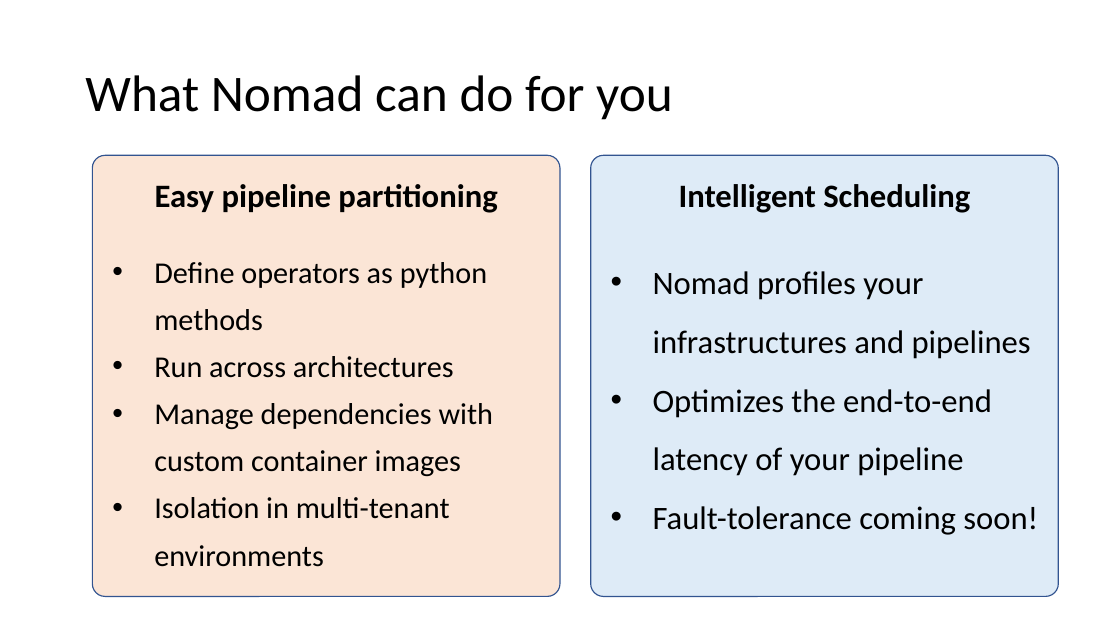
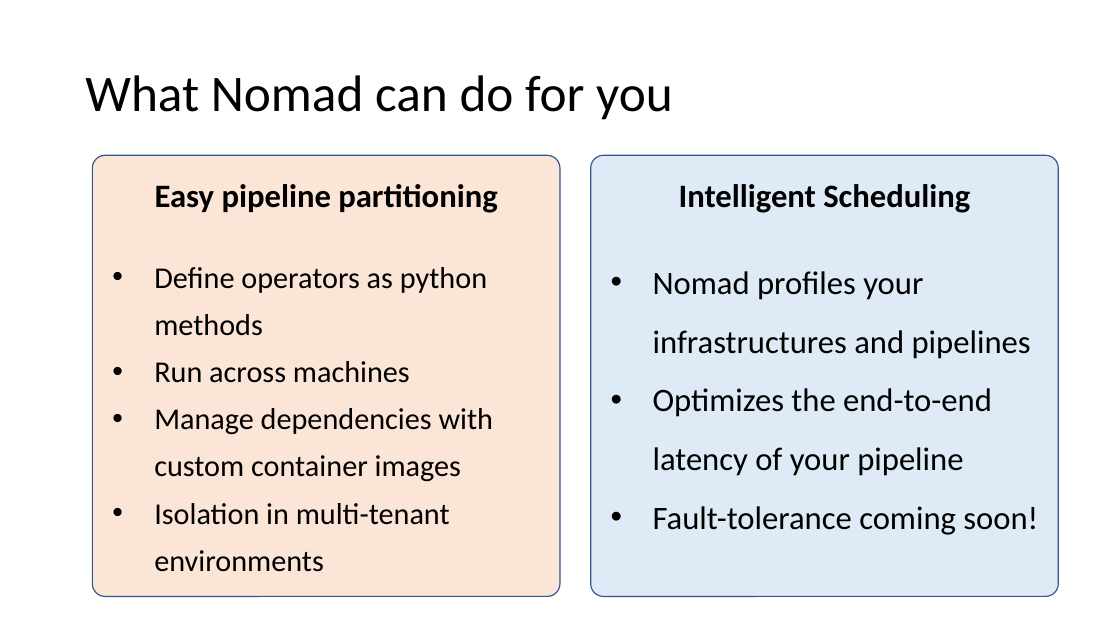
Before and after one commit to romilbhardwaj/nomad, a slide deck: slide 6 of tutorial/Nomad Bootcamp.pptx. Drawn at 1120x630 pixels with LibreOffice and Linux fonts; fonts in the diff are those of the drawing. Boxes give left, top, right and bottom in pixels: in the first picture for what was removed or moved away, otherwise in the second. Text is boxed around its words. In the diff, an @@ line names an element or a change of style, - is before the commit and + after.

```diff
--- a/tutorial/Nomad Bootcamp.pptx
+++ b/tutorial/Nomad Bootcamp.pptx
@@ text at box(154, 361, 410, 383): text changed @@
-• Run across architectures
+• Run across machines
```
Also in this commit, not shown: 7 other slides changed, 2 slides added, 3 slides removed, 8 other files.
